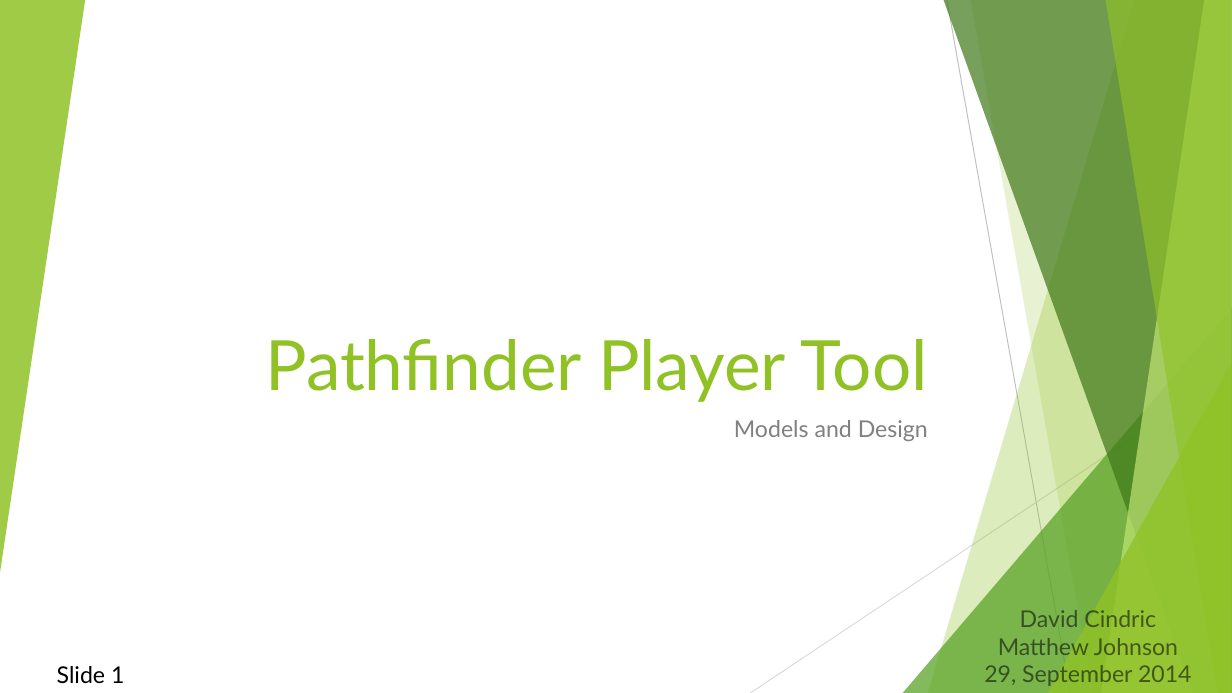
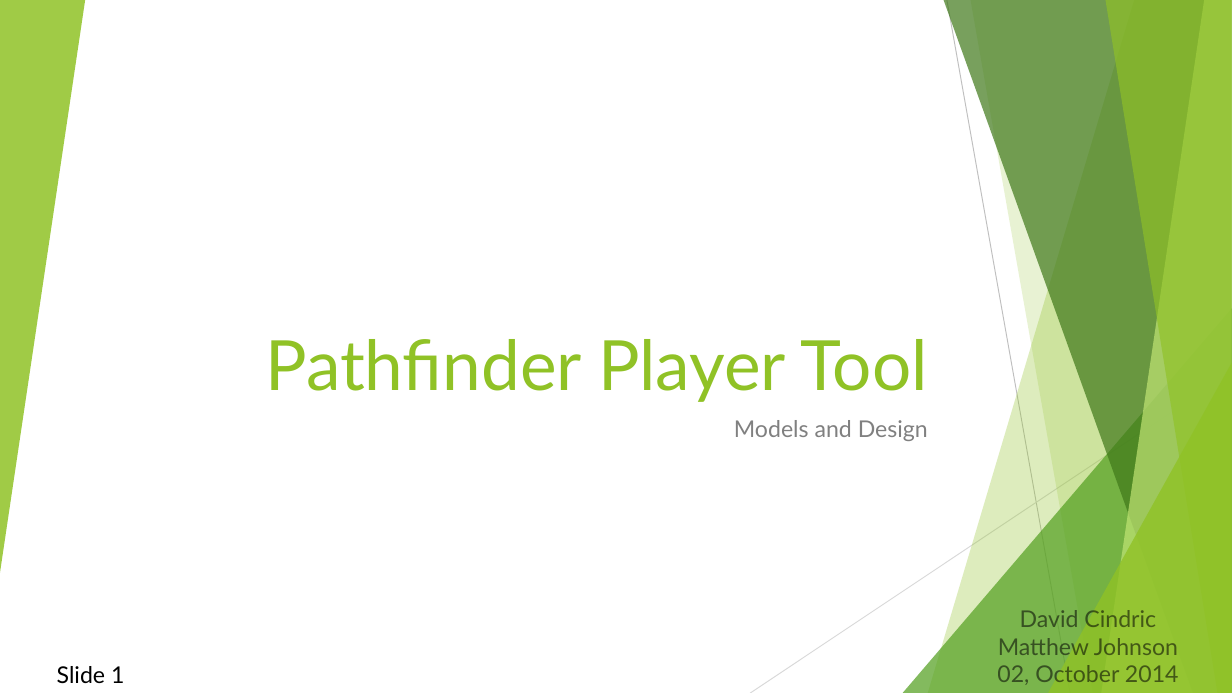
Before and after one commit to djcindric/Pathfinder-Player-Tool, a slide deck: slide 1 of Documentation/Demo 3.pptx. Drawn at 1232x693 pixels with LibreOffice and Linux fonts; fonts in the diff are those of the drawing. Boxes give left, top, right and bottom in pixels: in the first picture for what was removed or moved away, otherwise in the second. Text is boxed around its words. In the diff, an @@ line names an element or a change of style, - is before the commit and + after.

```diff
--- a/Documentation/Demo 3.pptx
+++ b/Documentation/Demo 3.pptx
@@ text at [997,665,1179,685]: text changed @@
-29, September 2014
+02, October 2014
```
Also in this commit, not shown: 4 other slides changed.
